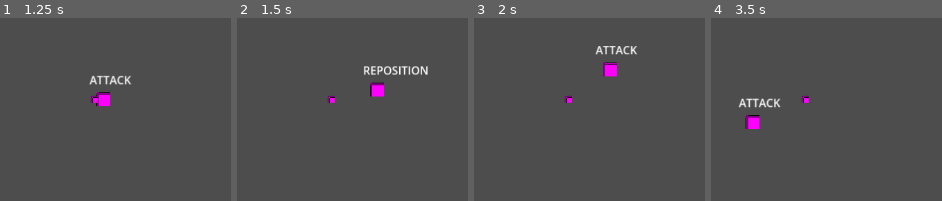
Above: before the commit, frames 1-4 (left to right).
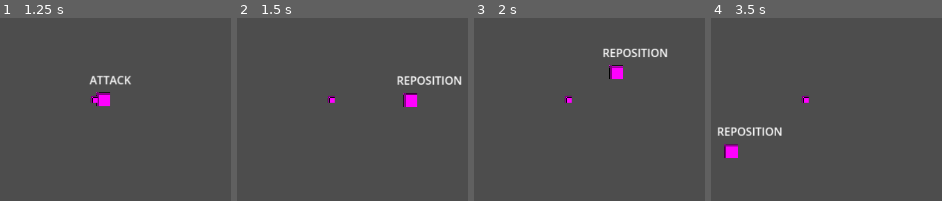
Above: after the commit, the same moments.

Repository: Pkb-Codes/zekome
Game: Godot game, scene res://scenes/dev_Bhavishya.tscn
The game is run twice, just before and just after one commit, with the same random seed, the same clock (stepped at 60 frames per second) and the same inputs.
Inputs:
- Up to frame 1 (1.25 s): tap Enter at 0.5 s
- Up to frame 2 (1.5 s): no input
- Up to frame 3 (2 s): no input
- Up to frame 4 (3.5 s): tap Space at 2.75 s

Frame 1 is identical in both runs. In frame 2, 2.7% of the frame differs, in the area x 54-98%, y 26-49%; in frame 3, 1.7%; in frame 4, 2.4%.

Commit message:
Updated Wolf from sandbox

Diff:
--- a/scenes/Wolf.tscn
+++ b/scenes/Wolf.tscn
@@ -2,23 +2,24 @@
 
 [ext_resource type="Script" uid="uid://dv8rrlbqud5jf" path="res://scripts/state.gd" id="1_jsxd1"]
 
-[sub_resource type="PlaceholderTexture2D" id="PlaceholderTexture2D_wvoo0"]
+[sub_resource type="PlaceholderTexture2D" id="PlaceholderTexture2D_jsxd1"]
 size = Vector2(20, 20)
 
-[sub_resource type="CapsuleShape2D" id="CapsuleShape2D_77ind"]
+[sub_resource type="CapsuleShape2D" id="CapsuleShape2D_wvoo0"]
 
-[sub_resource type="CircleShape2D" id="CircleShape2D_73j1g"]
+[sub_resource type="CircleShape2D" id="CircleShape2D_77ind"]
 
 [node name="Wolf" type="Node2D" unique_id=1646330700]
 
-[node name="wolf" type="CharacterBody2D" parent="." unique_id=534107131]
+[node name="wolf" type="CharacterBody2D" parent="." unique_id=478985760]
 collision_layer = 2
 script = ExtResource("1_jsxd1")
+dash_duration = 0.4
 
-[node name="Sprite2D" type="Sprite2D" parent="wolf" unique_id=732764765]
-texture = SubResource("PlaceholderTexture2D_wvoo0")
+[node name="Sprite2D" type="Sprite2D" parent="wolf" unique_id=1284494524]
+texture = SubResource("PlaceholderTexture2D_jsxd1")
 
-[node name="debug" type="Label" parent="wolf" unique_id=1312733849]
+[node name="debug" type="Label" parent="wolf" unique_id=1790585218]
 offset_left = -20.0
 offset_top = -40.0
 offset_right = 15.0
@@ -27,15 +28,15 @@
 horizontal_alignment = 1
 metadata/_edit_use_anchors_ = true
 
-[node name="CollisionShape2D" type="CollisionShape2D" parent="wolf" unique_id=1853251869]
-shape = SubResource("CapsuleShape2D_77ind")
+[node name="CollisionShape2D" type="CollisionShape2D" parent="wolf" unique_id=1984090201]
+shape = SubResource("CapsuleShape2D_wvoo0")
 
-[node name="playerDetection" type="Area2D" parent="wolf" unique_id=1991507557]
+[node name="playerDetection" type="Area2D" parent="wolf" unique_id=1529585965]
 collision_mask = 5
 
-[node name="CollisionShape2D" type="CollisionShape2D" parent="wolf/playerDetection" unique_id=1622894038]
+[node name="CollisionShape2D" type="CollisionShape2D" parent="wolf/playerDetection" unique_id=356330703]
 scale = Vector2(10, 10)
-shape = SubResource("CircleShape2D_73j1g")
+shape = SubResource("CircleShape2D_77ind")
 
 [connection signal="body_entered" from="wolf/playerDetection" to="wolf" method="_on_area_2d_body_entered"]
 [connection signal="body_exited" from="wolf/playerDetection" to="wolf" method="_on_area_2d_body_exited"]
--- a/scenes/dev_Bhavishya.tscn
+++ b/scenes/dev_Bhavishya.tscn
@@ -19,6 +19,7 @@
 [node name="wolf" type="CharacterBody2D" parent="." unique_id=49764838]
 collision_layer = 2
 script = ExtResource("1_mlt7u")
+dash_duration = 0.4
 
 [node name="Sprite2D" type="Sprite2D" parent="wolf" unique_id=28858709]
 texture = SubResource("PlaceholderTexture2D_yab6o")
